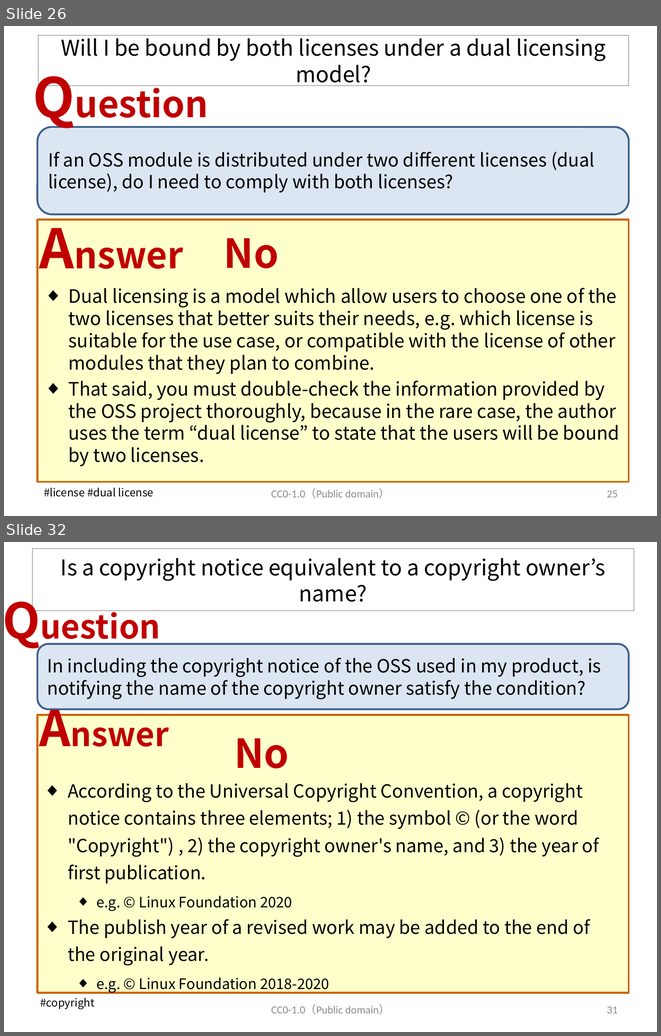
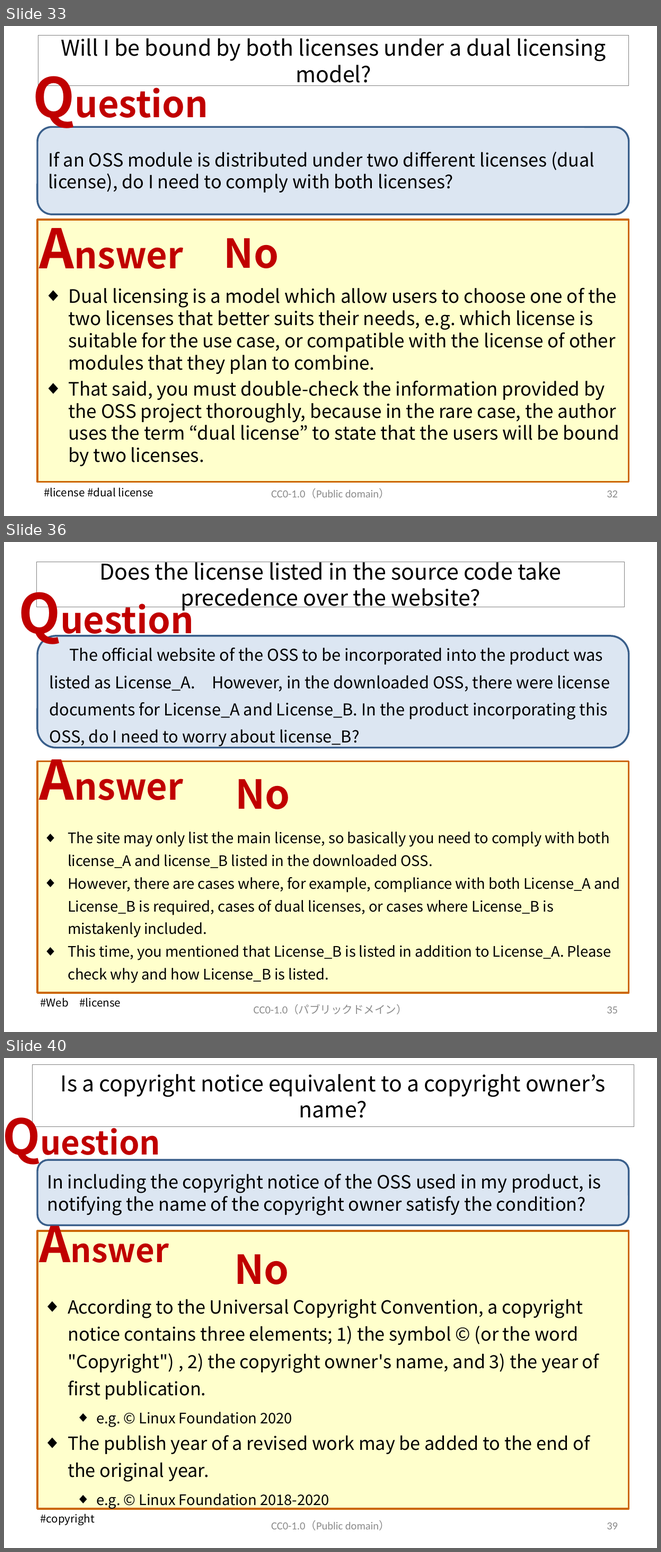
Before and after one commit to OpenChain-Project/OpenChain-JWG, a slide deck: Education_Material/FAQ/Misunderstandings_of_OSS_licenses_CC0.pptx. Shown one above the other, each under a label of ours: slides 26 and 32 before the commit, slides 33, 36 and 40 after it; the slides between them are not shown. The pictures are 661x1036 and 661x1552 pixels, drawn with LibreOffice and Linux fonts; fonts in the diff are those of the drawing. Boxes give left, top, right and bottom in pixels: in the first picture for what was removed or moved away, otherwise in the second. Text is boxed around its words. In the diff, an @@ line names an element or a change of style, - is before the commit and + after.

Commit message:
Frequent Misunderstandings of OSS licenses V6

```diff
--- a/Education_Material/FAQ/Misunderstandings_of_OSS_licenses_CC0.pptx
+++ b/Education_Material/FAQ/Misunderstandings_of_OSS_licenses_CC0.pptx
@@ slide 36 added at box(4, 542, 657, 1032), background #FFFFFF @@
@@ title added at box(37, 562, 624, 607), outline #808080 0.75 pt, 24 pt, text #000000 @@
+Does the license listed in the source code take precedence over the website?
@@ text added at box(12, 576, 212, 649), 40 pt, text #C00000, bold @@
+Question
@@ rounded rectangle added at box(37, 636, 629, 748), fill #DCE6F2, outline #3A5F8C 2 pt, 18 pt, text #000000 @@
+The official website of the OSS to be incorporated into the product was listed as License_A. However, in the downloaded OSS, there were license documents for License_A and License_B. In the product incorporating this OSS, do I need to worry about license_B?
@@ text added at box(33, 742, 204, 815), 40 pt, text #C00000, bold @@
+Answer
@@ rectangle added at box(37, 761, 629, 992), fill #FFFFCC, outline #CC6600 2 pt @@
@@ text added at box(235, 779, 290, 809), 44 pt, text #C00000, bold @@
+No
@@ text added at box(68, 831, 620, 983), 16 pt, text #000000 @@
+◆ The site may only list the main license, so basically you need to comply with both license_A and license_B listed in the downloaded OSS.
+◆ However, there are cases where, for example, compliance with both License_A and License_B is required, cases of dual licenses, or cases where License_B is mistakenly included.
+◆ This time, you mentioned that License_B is listed in addition to License_A. Please check why and how License_B is listed.
@@ text added at box(40, 997, 121, 1007), 12 pt, text #000000 @@
+#Web #license
@@ text added at box(254, 1004, 407, 1014), 12 pt, text #8C8C8C @@
+CC0-1.0（パブリックドメイン）
@@ page number added at box(607, 1006, 618, 1013), 12 pt, text #8C8C8C @@
+35
@@ what was slide 26 is now slide 33 @@
@@ page number at box(607, 490, 618, 497): text changed @@
-25
+32
@@ what was slide 32 is now slide 40 @@
@@ page number at box(607, 1522, 618, 1529): text changed @@
-31
+39
```
Also in this commit, not shown: 22 slides changed, 12 other slides added.
